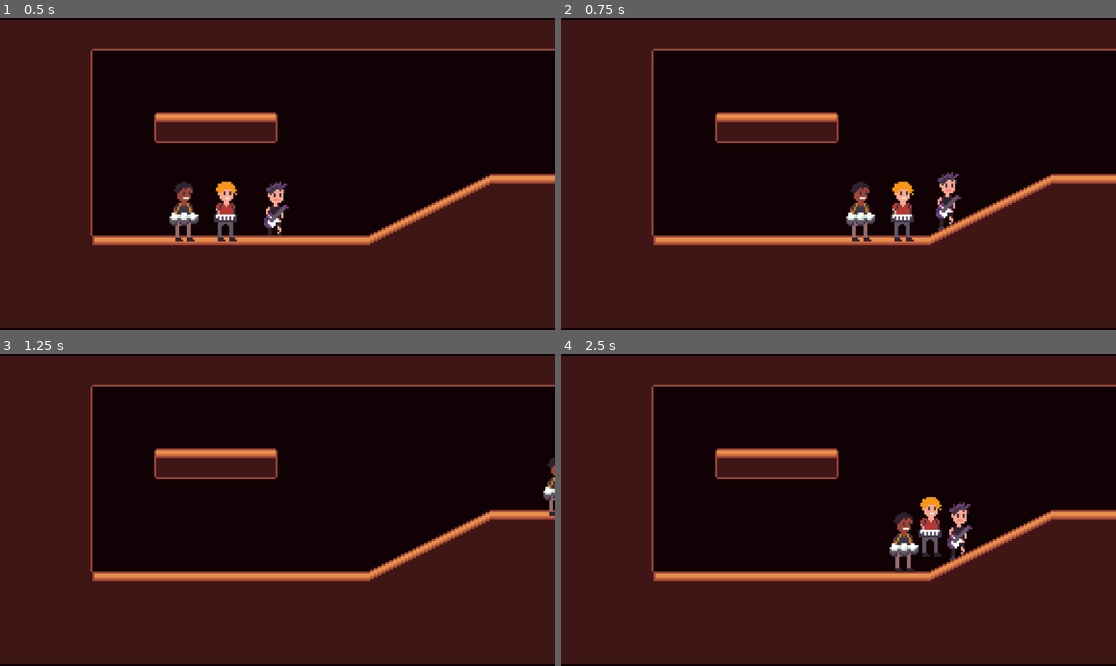
Above: before the commit, frames 1-4 (two rows, left to right).
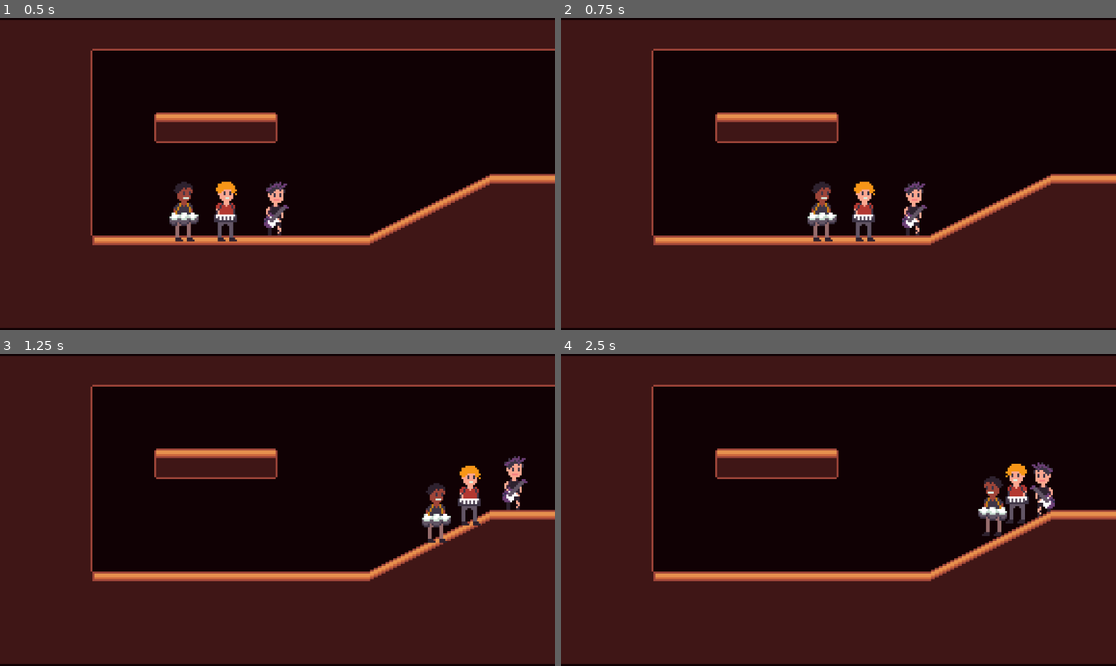
Above: after the commit, the same moments.

Repository: GioWashel/play-it-back
Game: Godot game, scene res://scenes/play_it_back.tscn
Same seed, same stepped clock (60 frames per second), same inputs: the game is played once before the commit and once after it.
Inputs:
- Up to frame 1 (0.5 s): no input
- Up to frame 2 (0.75 s): tap Enter at 0.5 s; hold Right (ui_right) from 0.53 s (still down)
- Up to frame 3 (1.25 s): keep holding Right (ui_right)
- Up to frame 4 (2.5 s): tap Space at 2 s; release Right (ui_right) at 2.03 s; hold Left (ui_left) from 2.03 s (still down)

Frame 1 is identical in both runs. In frame 2, 2.5% of the frame differs, in the area x 44-73%, y 49-72%; in frame 3, 1.8%; in frame 4, 3.1%, in the area x 59-89%, y 34-70%.

Commit message:
Updated sprite flipping

Diff:
--- a/scripts/player_controller.gd
+++ b/scripts/player_controller.gd
@@ -1,7 +1,7 @@
 extends CharacterBody2D
 
 
-const SPEED = 300.0
+const SPEED = 200.0
 const JUMP_VELOCITY = -400.0
 
 
@@ -13,8 +13,12 @@
 	# Get the input direction and handle the movement/deceleration.
 	# As good practice, you should replace UI actions with custom gameplay actions.
 	var direction := Input.get_axis("ui_left", "ui_right")
+
 	if direction:
 		velocity.x = direction * SPEED
+
+		$Sprite2D.flip_h = (velocity.x < 0)
+
 	else:
 		velocity.x = move_toward(velocity.x, 0, SPEED)
 
